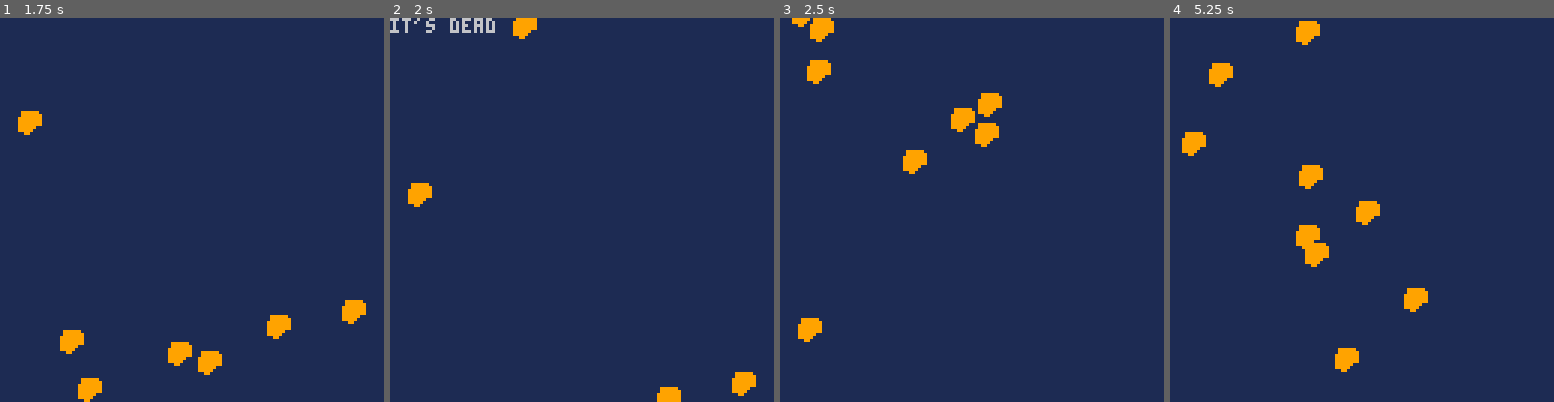
Above: before the commit, frames 1-4 (left to right).
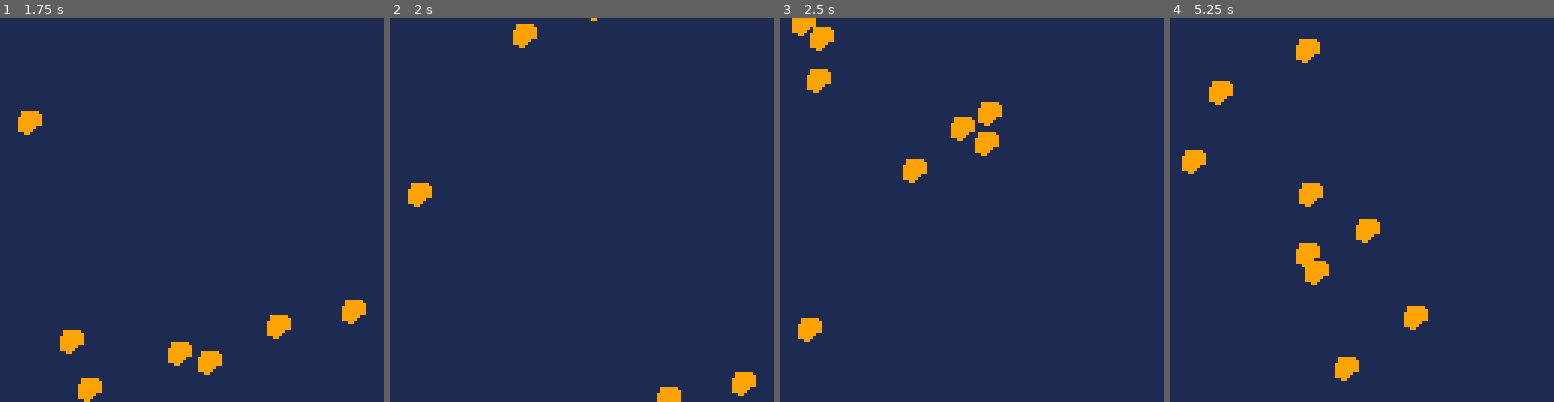
Above: after the commit, the same moments.

Repository: graearea/pico8
Game: PICO-8 cartridge rocks.p8
Same seed, same stepped clock (60 frames per second), same inputs: the game is played once before the commit and once after it.
Inputs:
- Up to frame 1 (1.75 s): no input
- Up to frame 2 (2 s): no input
- Up to frame 3 (2.5 s): no input
- Up to frame 4 (5.25 s): no input

Frame 1 is identical in both runs. In frame 2, 0.7% of the frame differs, in the area x 0-54%, y 0-8%; in frame 3, 1.8%; in frame 4, 4.3%, in the area x 3-68%, y 0-95%.

Commit message:
more neater coroutine

Diff:
--- a/rocks.p8
+++ b/rocks.p8
@@ -4,57 +4,50 @@
 function _init()
 rocks ={}
  for i=1,10 do
- 	add(rocks,rock_new())
+ 	rock_new()
  end
 end
 
 function _update()
-	for r in all(rocks) do
-	 if costatus(r.coroutine)!="dead" then
-	 	r:update()
-		else
-			del(rocks,r)
-	 	add(rocks,rock_new())
-		end
-	end
+    for rock in all(rocks) do
+        rock:update()
+    end
 end
 
 function _draw()
- cls(1)
+	cls(1)
 	for r in all(rocks) do
 		r:draw()
 	end
 end
 
 -->8
+function rock_new()
+ created = {
+     x = rnd(128),
+     y = rnd(128)-128,
+     coroutine = cocreate(function(self)
+         while self.y<128 do
+             self.y = self.y+3
+             yield()
+         end
+     end),
+     is_dead=function(self)  return costatus(self.coroutine) == 'dead'	end,
+     update=function(self)
+         coresume(self.coroutine, self)
+         if self:is_dead() then
+             del(rocks, self)
+             rock_new()
+         end
+     end,
 
-function rock_new(xx, yy)
-
-return {
-	x = rnd(128),
-	y = rnd(128)-128,
-	coroutine = cocreate(function(self)
-		 while self.y<128 do
-		  self.y = self.y+3
-		  yield()
-		 end
-	end),
-
-	update=function(self)
-	 coresume(self.coroutine, self)
-	end,
-
- draw=	function(self)
-		if costatus(self.coroutine)!= 'dead' then
-	 	spr(1,self.x,self.y)
-	 else
-	 	print("it's dead")
-	 end
-	end
+     draw=	function(self)
+         spr(1,self.x,self.y)
+     end
  }
+    add(rocks,created)
+    return created
 end
-
-
 
 __gfx__
 00000000099999900000000000000000000000000000000000000000000000000000000000000000000000000000000000000000000000000000000000000000
